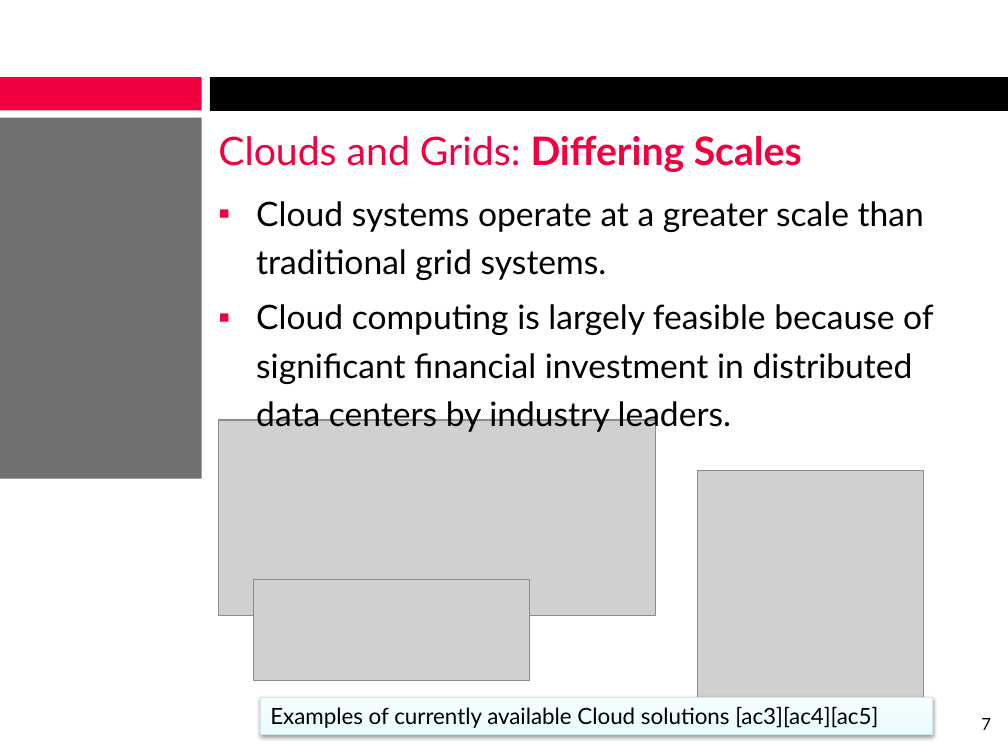
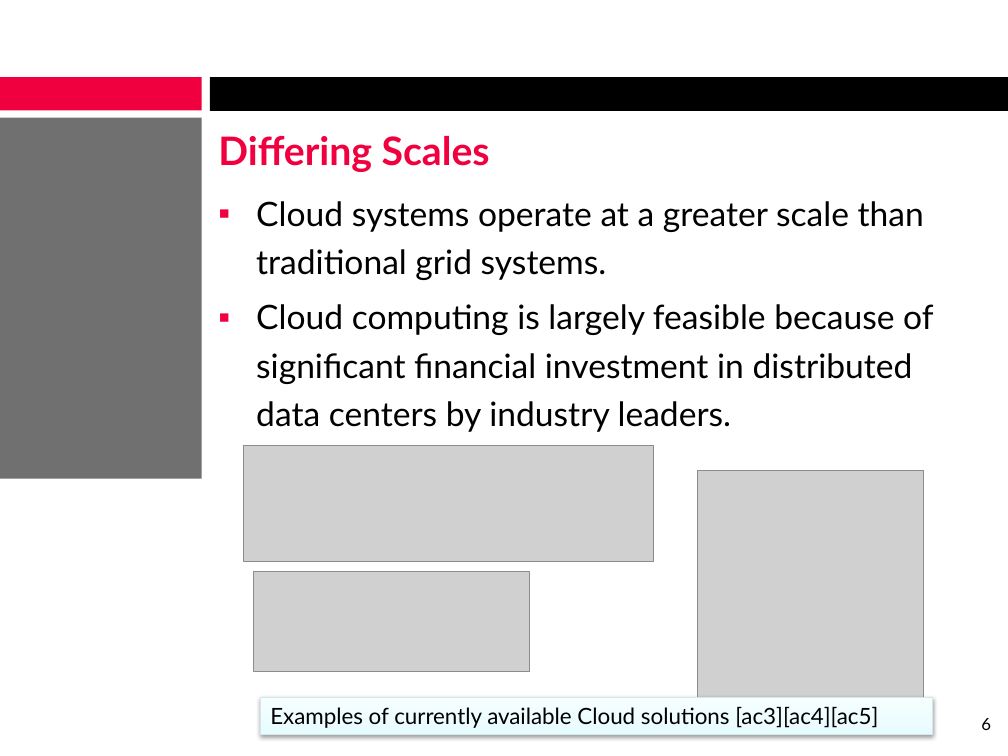
Before and after one commit to alexcraig/Sysc4806-Alarm-System, a slide deck: slide 6 of presentation_slides/Slides_AlexCraig.pptx (slide 7 before the commit). Drawn at 1008x756 pixels with LibreOffice and Linux fonts; fonts in the diff are those of the drawing; grey boxes stand for pictures; background and template pictures are left out. Boxes give left, top, right and bottom in pixels: in the first picture for what was removed or moved away, otherwise in the second. Text is boxed around its words. In the diff, an @@ line names an element or a change of style, - is before the commit and + after.

```diff
--- a/presentation_slides/Slides_AlexCraig.pptx
+++ b/presentation_slides/Slides_AlexCraig.pptx
@@ title at (x1=218, y1=136, x2=490, y2=172): text changed; bold on @@
-Clouds and Grids: Differing Scales
+Differing Scales
@@ picture resized from (x1=219, y1=420, x2=655, y2=616) to (x1=244, y1=446, x2=653, y2=561) @@
@@ picture moved from (x1=254, y1=580, x2=529, y2=680) to (x1=254, y1=572, x2=529, y2=672) @@
@@ page number at (x1=981, y1=718, x2=991, y2=730): text changed @@
-7
+6
```
Also in this commit, not shown: 9 other slides changed, 1 slide removed.
